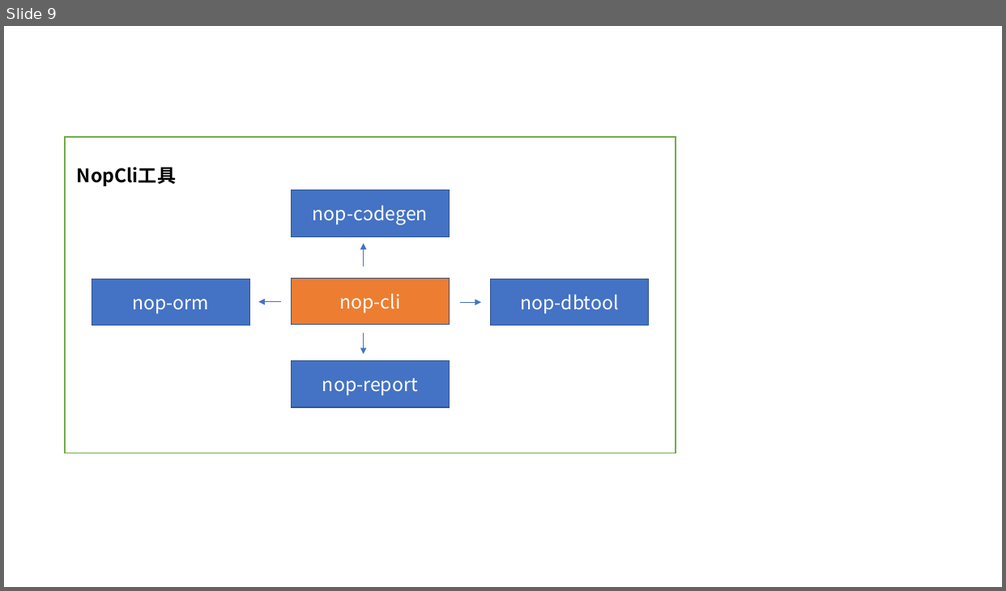
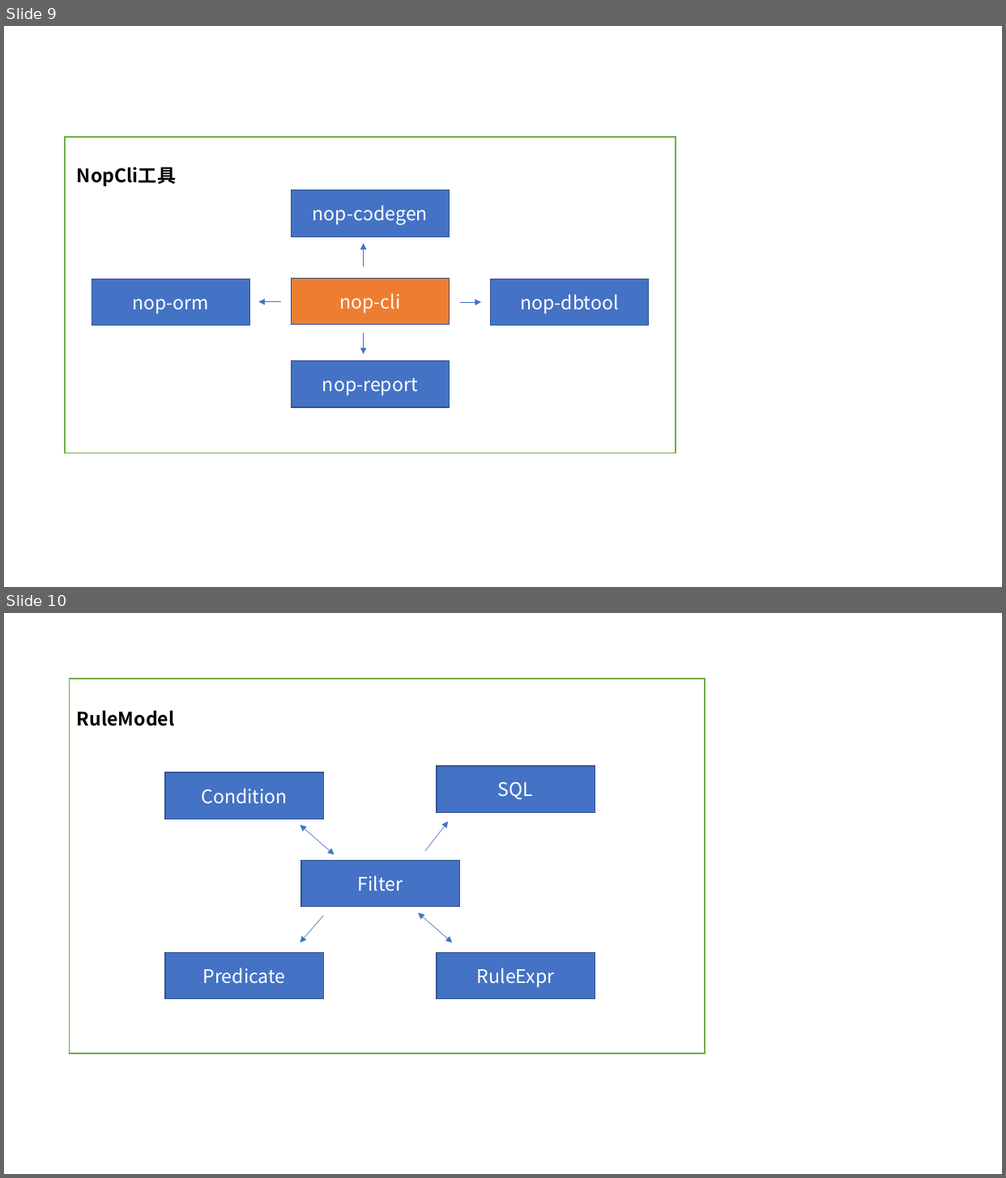
Before and after one commit to entropy-cloud/nop-entropy, a slide deck: docs/ppt/ref-images.pptx. Shown one above the other, each under a label of ours: slide 9 before the commit, slides 9 and 10 after it. The pictures are 1006x591 and 1006x1178 pixels, drawn with LibreOffice and Linux fonts; fonts in the diff are those of the drawing. Boxes give left, top, right and bottom in pixels: in the first picture for what was removed or moved away, otherwise in the second. Text is boxed around its words. In the diff, an @@ line names an element or a change of style, - is before the commit and + after.

```diff
--- a/docs/ppt/ref-images.pptx
+++ b/docs/ppt/ref-images.pptx
@@ slide 10 added at (x1=4, y1=613, x2=1002, y2=1174), background #FFFFFF @@
@@ rectangle added at (x1=69, y1=679, x2=705, y2=1054), fill #FFFFFF, outline #70AD47 1 pt @@
@@ text added at (x1=77, y1=710, x2=175, y2=726), 18 pt, text #000000, bold @@
+RuleModel
@@ rectangle added at (x1=165, y1=773, x2=323, y2=819), fill #4472C4, outline #325491 1 pt, 18 pt, text #FFFFFF @@
+Condition
@@ rectangle added at (x1=437, y1=766, x2=594, y2=813), fill #4472C4, outline #325491 1 pt, 18 pt, text #FFFFFF @@
+SQL
@@ double arrow added from (300, 825) to (334, 855), #4472C4 0.5 pt @@
@@ arrow added from (425, 851) to (448, 822), #4472C4 0.5 pt @@
@@ rectangle added at (x1=301, y1=860, x2=459, y2=906), fill #4472C4, outline #325491 1 pt, 18 pt, text #FFFFFF @@
+Filter
@@ arrow added from (324, 915) to (300, 943), #4472C4 0.5 pt @@
@@ double arrow added from (418, 914) to (453, 943), #4472C4 0.5 pt @@
@@ rectangle added at (x1=165, y1=953, x2=323, y2=999), fill #4472C4, outline #325491 1 pt, 18 pt, text #FFFFFF @@
+Predicate
@@ rectangle added at (x1=437, y1=953, x2=594, y2=999), fill #4472C4, outline #325491 1 pt, 18 pt, text #FFFFFF @@
+RuleExpr
```
Also in this commit, not shown: 6 other files.
